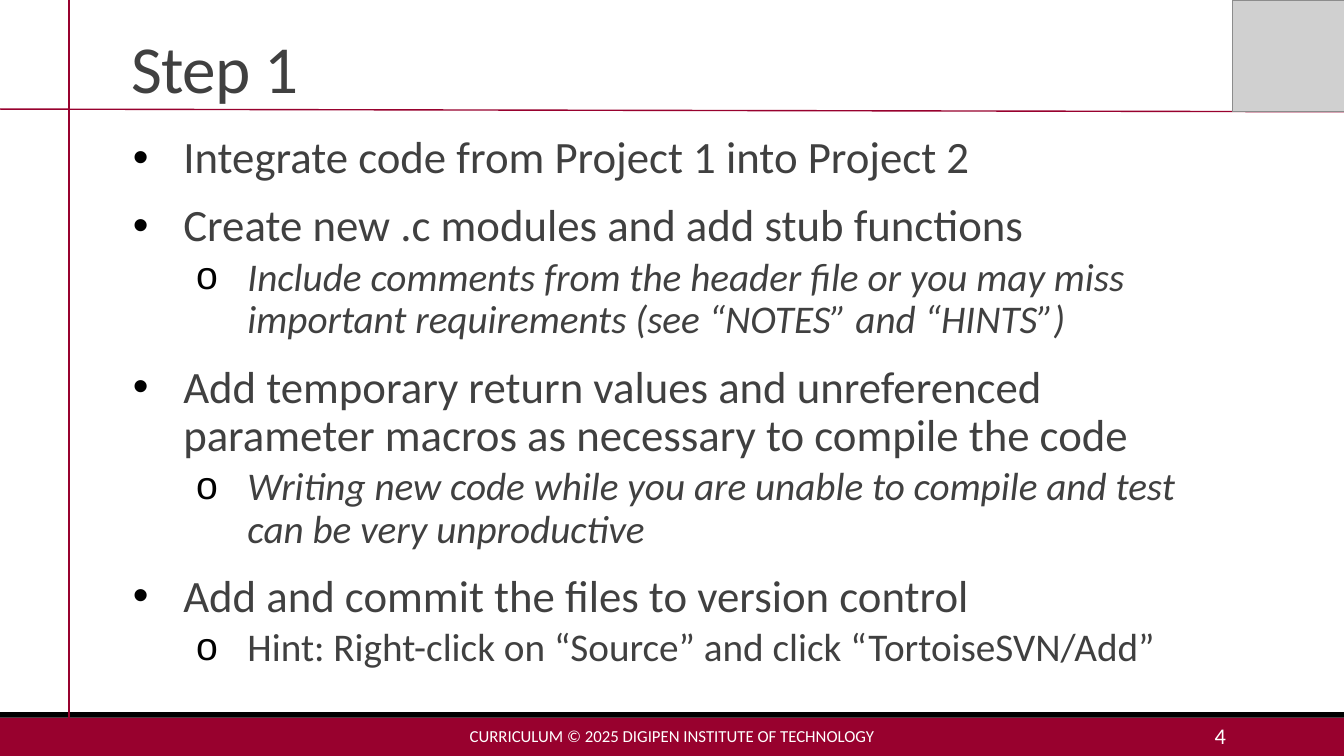
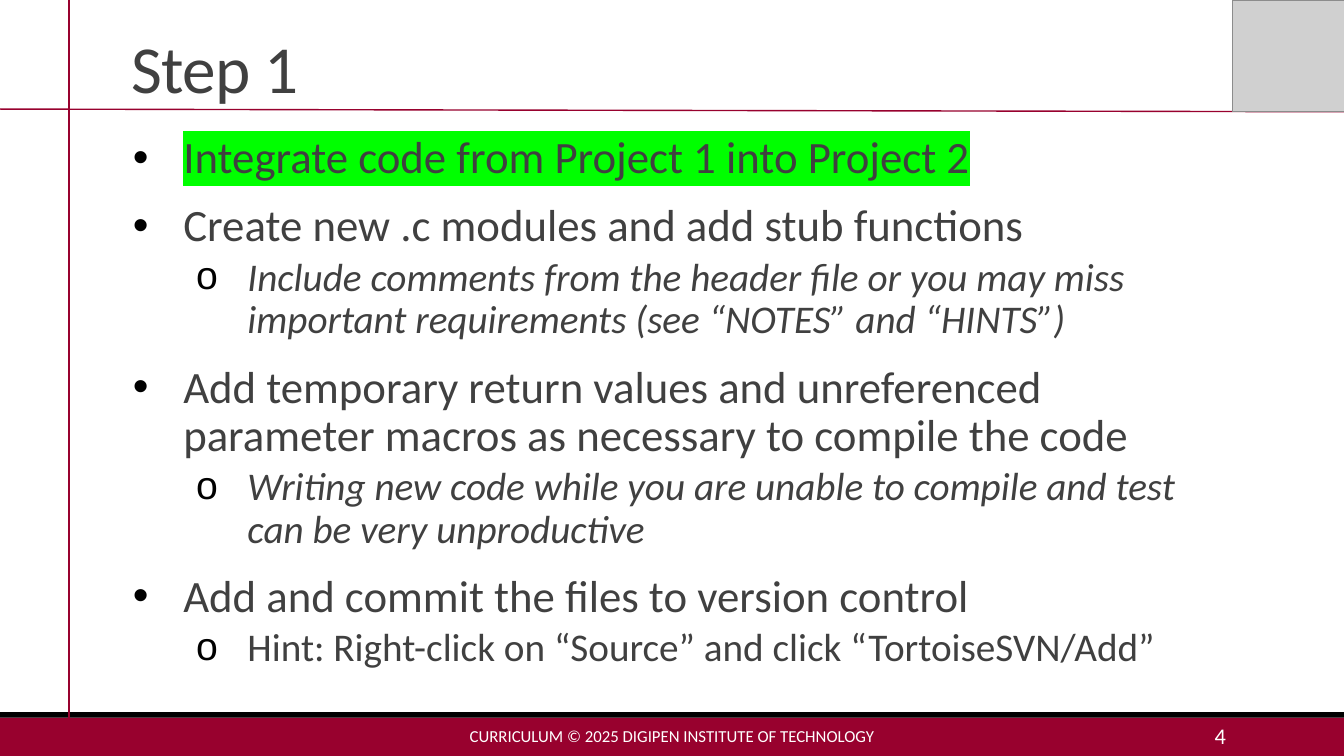
Before and after one commit to MakoJBryant/cs-230-project-game-engine, a slide deck: slide 4 of Project2-Lecture.pptx. Drawn at 1344x756 pixels with LibreOffice and Linux fonts; fonts in the diff are those of the drawing; grey boxes stand for pictures. Boxes give left, top, right and bottom in pixels: in the first picture for what was removed or moved away, otherwise in the second. Text is boxed around its words. In the diff, an @@ line names an element or a change of style, - is before the commit and + after.

Commit message:
📄 update instructions for Project_2

```diff
--- a/Project2-Lecture.pptx
+++ b/Project2-Lecture.pptx
@@ text at <box>183,142,969,181</box>: highlight none to #00FF00 in "Integrate code from Project 1 into Project ..." @@
```
Also in this commit, not shown: 1 other slide changed, 1 other file.
